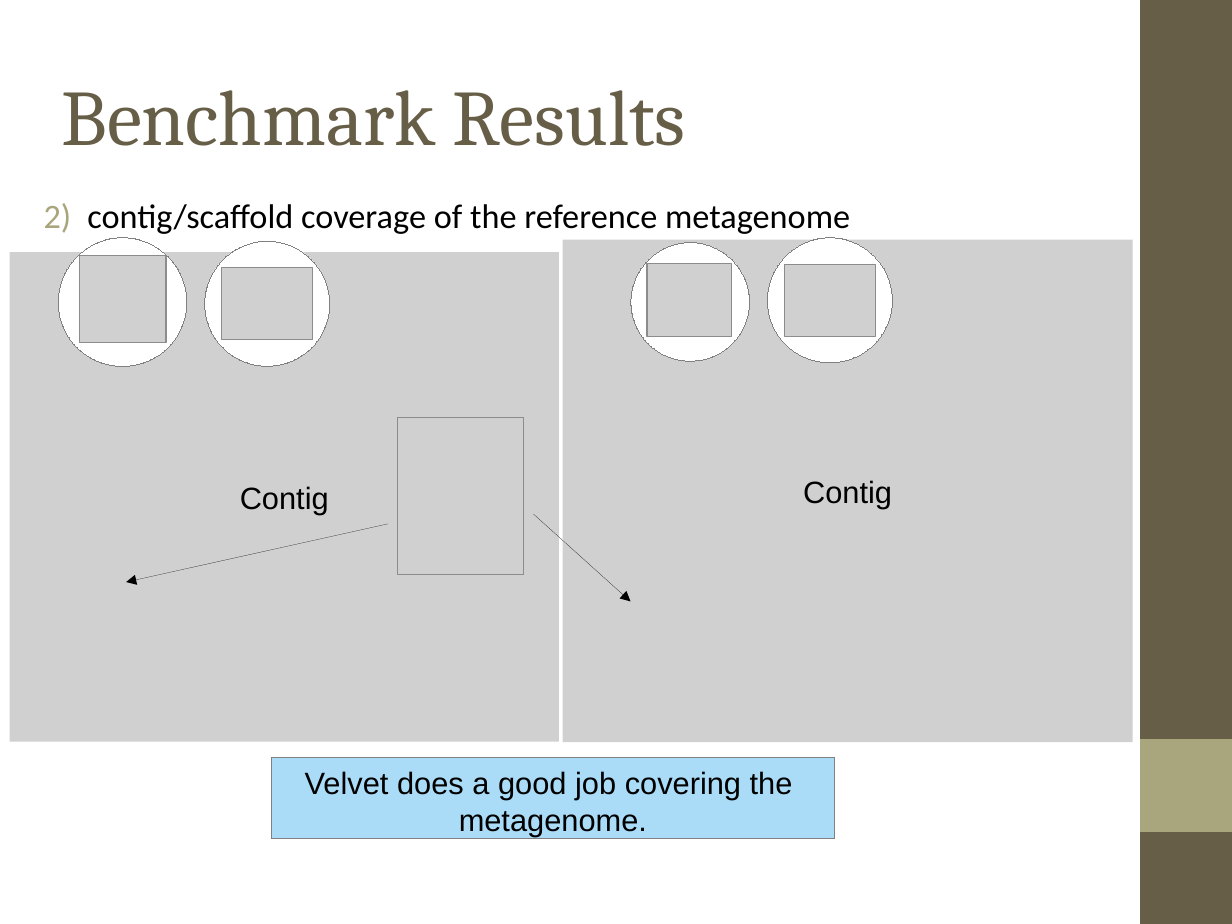
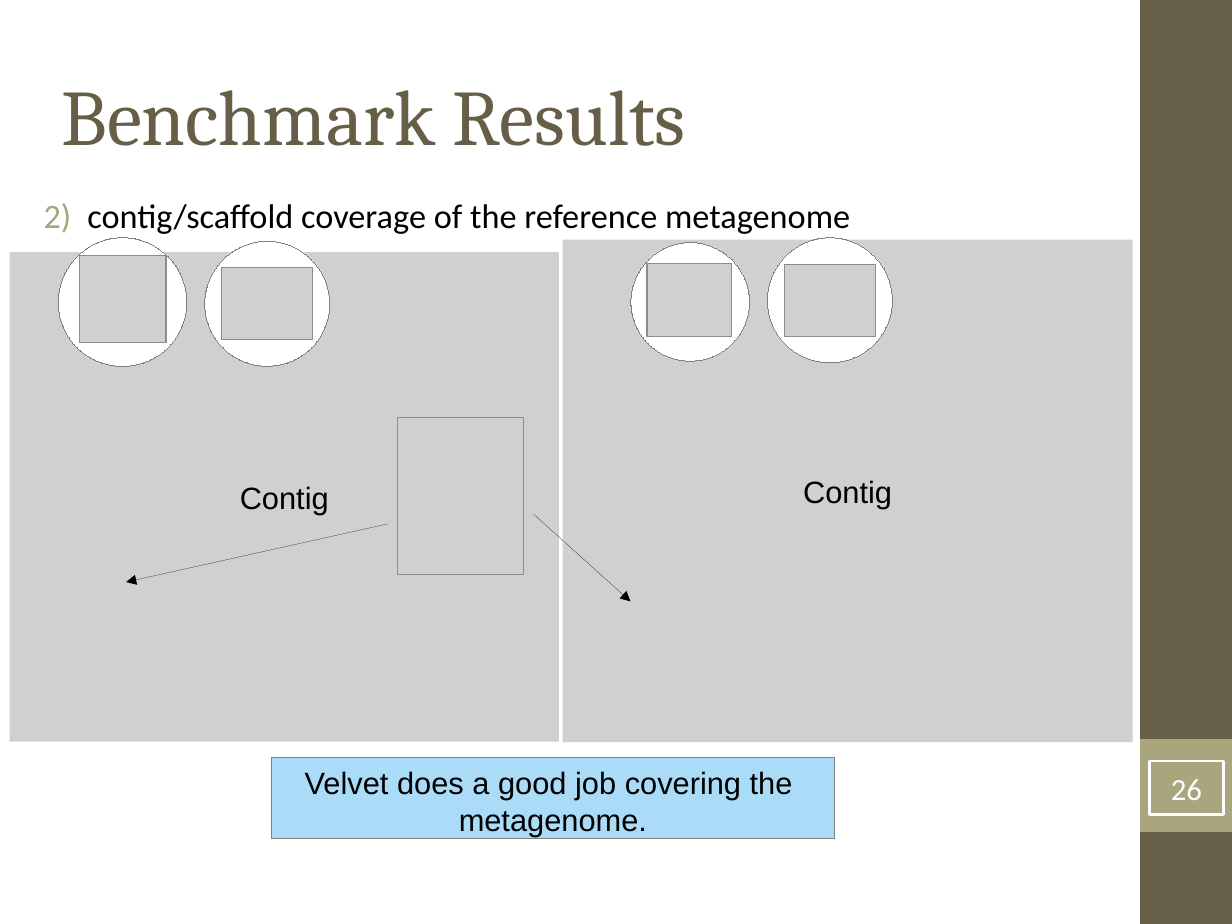
Before and after one commit to inodb/msc-thesis, a slide deck: slide 26 of presentation/msc-thesis.odp. Drawn at 1232x924 pixels with LibreOffice and Linux fonts; fonts in the diff are those of the drawing; grey boxes stand for pictures. Boxes give left, top, right and bottom in pixels: in the first picture for what was removed or moved away, otherwise in the second. Text is boxed around its words. In the diff, an @@ line names an element or a change of style, - is before the commit and + after.

```diff
--- a/presentation/msc-thesis.odp
+++ b/presentation/msc-thesis.odp
@@ page number added at [1149, 761, 1223, 814], outline #FFFFFF 1.5 pt, 18 pt, text #FFFFFF @@
+26
```
Also in this commit, not shown: 35 other slides changed, 2 slides added, 1 other file.
